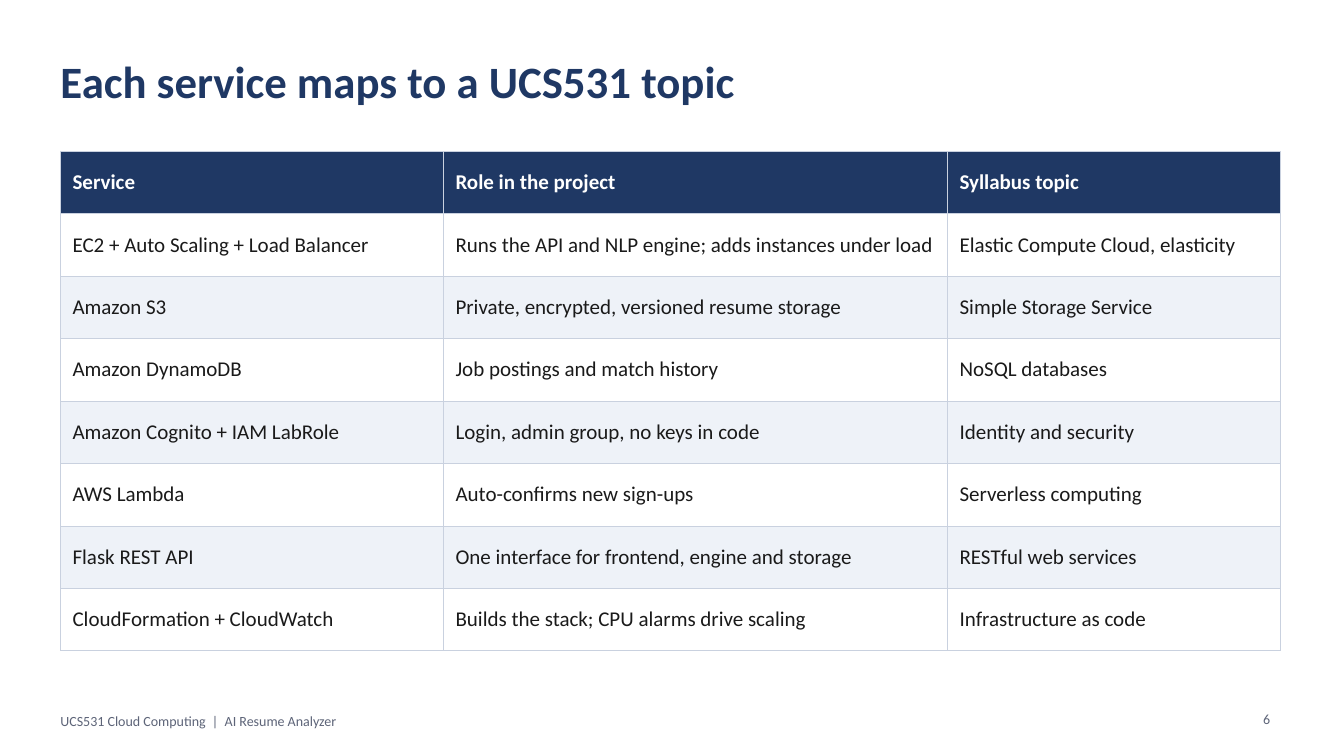
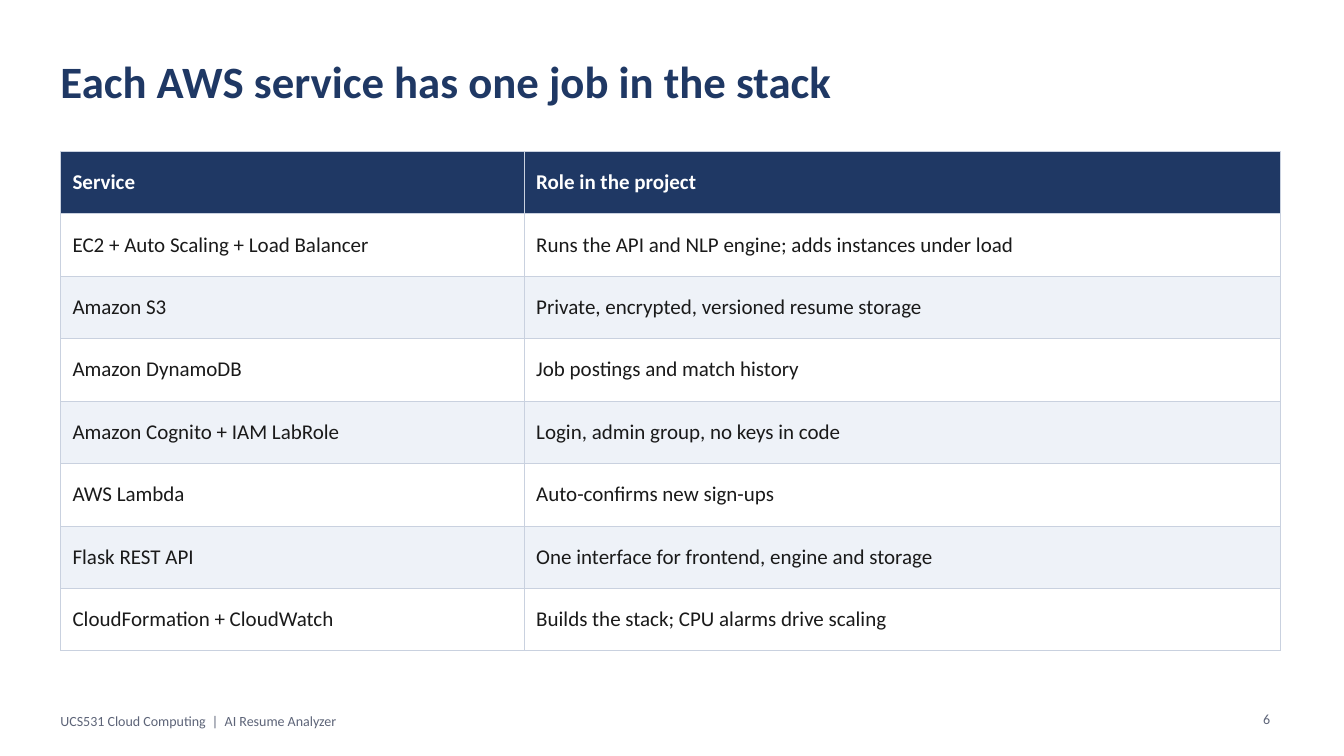
Before and after one commit to agamlotey/ai-resume-analyzer, a slide deck: slide 6 of docs/AI_Resume_Analyzer_Presentation.pptx. Drawn at 1344x756 pixels with LibreOffice and Linux fonts; fonts in the diff are those of the drawing. Boxes give left, top, right and bottom in pixels: in the first picture for what was removed or moved away, otherwise in the second. Text is boxed around its words. In the diff, an @@ line names an element or a change of style, - is before the commit and + after.

Commit message:
Drop course-topic column from service tables; rewrite README for the repo page

```diff
--- a/docs/AI_Resume_Analyzer_Presentation.pptx
+++ b/docs/AI_Resume_Analyzer_Presentation.pptx
@@ title at [60, 66, 831, 106]: text changed @@
-Each service maps to a UCS531 topic
+Each AWS service has one job in the stack
@@ table at [60, 151, 1280, 634] @@
-column 3: Syllabus topic | Elastic Compute Cloud, elasticity | Simple Storage Service | NoSQL databases | Identity and security | Serverless computing | RESTful web services | Infrastructure as code
```
Also in this commit, not shown: 4 other files.
